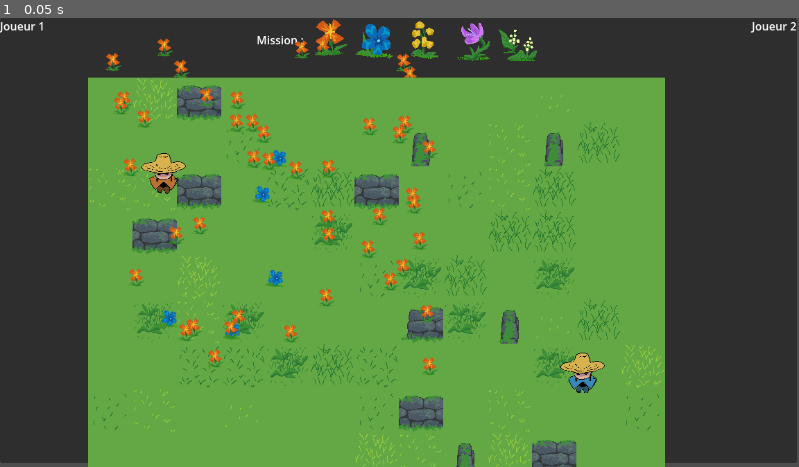
Above: before the commit, frame 1.
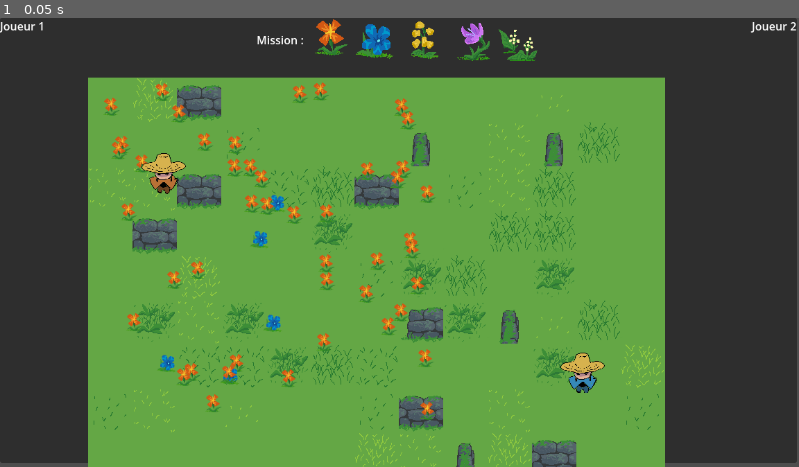
Above: after the commit, the same moment.

Repository: FablabMurat/2025GameJamCantal-1
Game: Godot game, scene res://root.tscn
The game is run twice, just before and just after one commit, with the same random seed, the same clock (stepped at 60 frames per second) and the same inputs.
Inputs:
- Up to frame 1 (0.05 s): no input

The runs differ from the first frame. In frame 1, 4.0% of the frame differs, in the area x 13-55%, y 4-90%.

Commit message:
correction zone de collision

Diff:
--- a/perso.tscn
+++ b/perso.tscn
@@ -27,6 +27,7 @@
 shape = SubResource("CircleShape2D_cvuxe")
 
 [node name="CollisionShape2D2" type="CollisionShape2D" parent="."]
+visible = false
 position = Vector2(9, -478)
 rotation = 1.5708
 shape = SubResource("CapsuleShape2D_2sg6a")
--- a/plante.tscn
+++ b/plante.tscn
@@ -4,8 +4,8 @@
 [ext_resource type="Texture2D" uid="uid://by526arewt435" path="res://Ressources/Images/flower_01.png" id="2_oprft"]
 
 [sub_resource type="CapsuleShape2D" id="CapsuleShape2D_my7bd"]
-radius = 92.0
-height = 320.0
+radius = 16.0
+height = 48.0
 
 [node name="Plante" type="Area2D"]
 y_sort_enabled = true
@@ -13,11 +13,12 @@
 script = ExtResource("1_dxlyv")
 
 [node name="Sprite2D" type="Sprite2D" parent="."]
-position = Vector2(2, -153)
+position = Vector2(-4, -24)
 texture = ExtResource("2_oprft")
 
 [node name="CollisionShape2D" type="CollisionShape2D" parent="."]
-position = Vector2(0, -155)
+position = Vector2(0, -24)
 shape = SubResource("CapsuleShape2D_my7bd")
+metadata/_edit_lock_ = true
 
 [connection signal="body_entered" from="." to="." method="_on_body_entered"]
